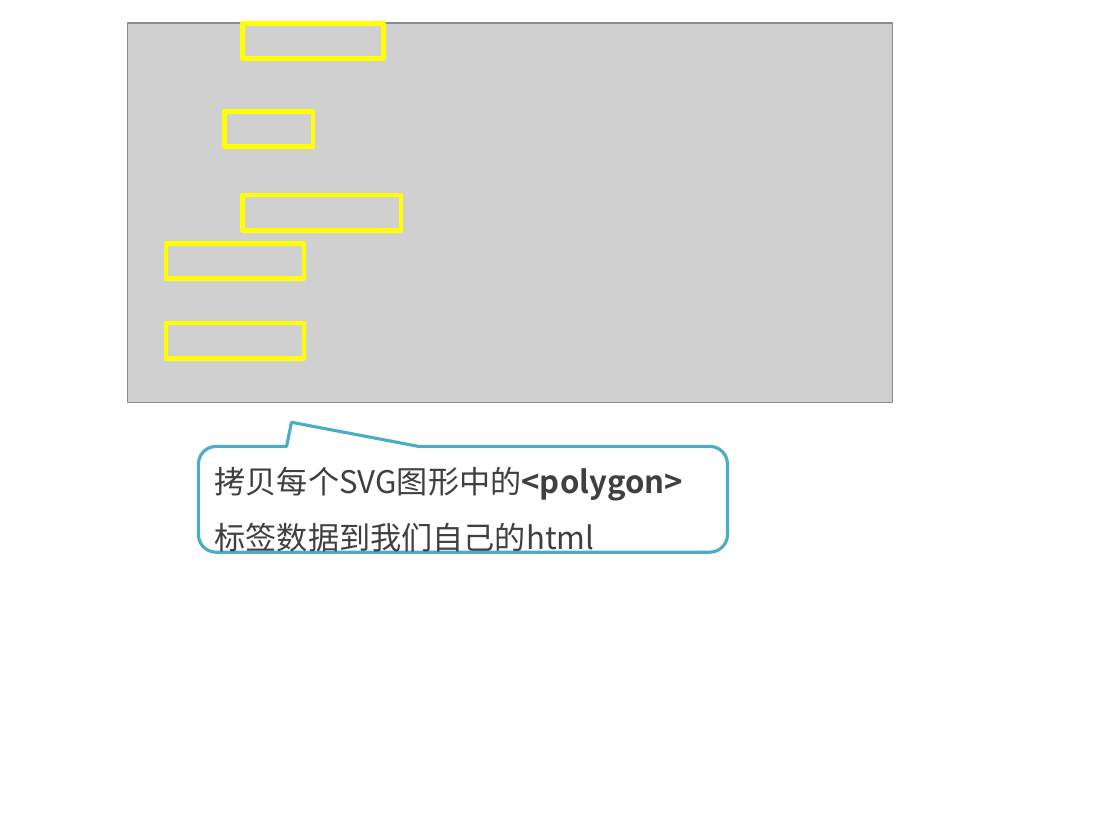
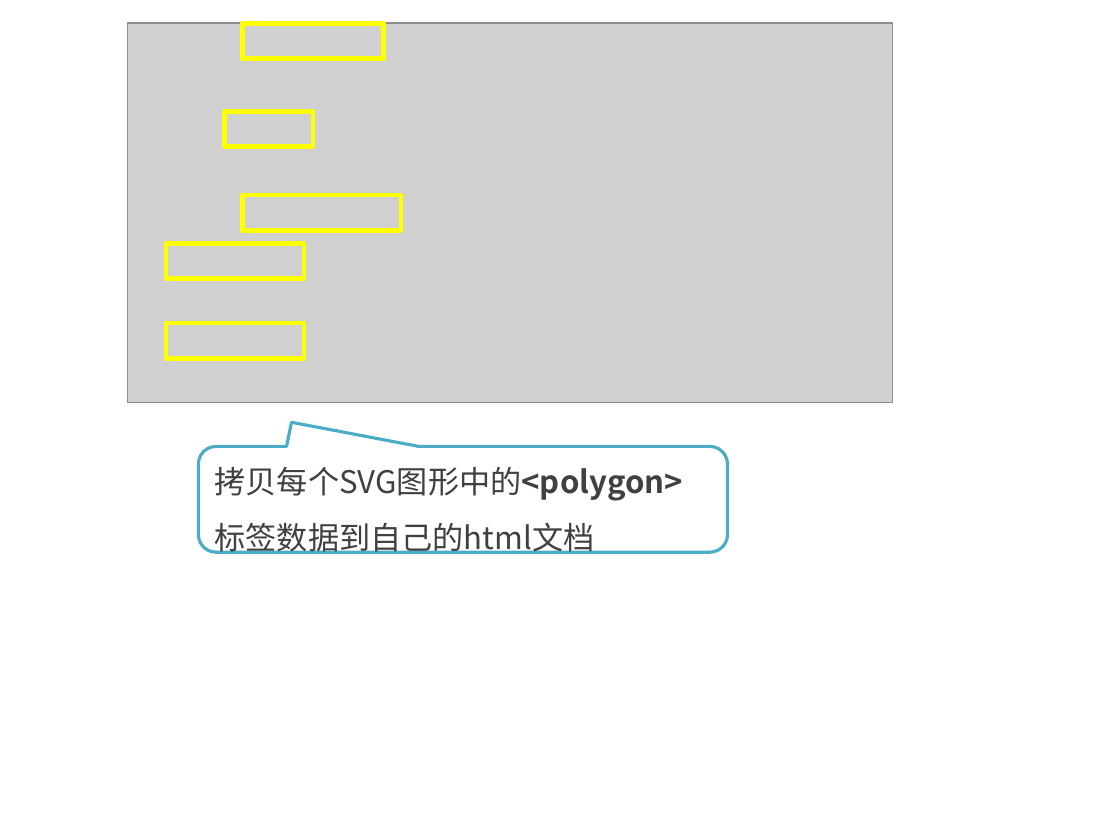
Before and after one commit to kong66/webAni, a slide deck: slide 7 of 23-svg-low-poly-transform/23.pptx. Drawn at 1120x840 pixels with LibreOffice and Linux fonts; fonts in the diff are those of the drawing; grey boxes stand for pictures. Boxes give left, top, right and bottom in pixels: in the first picture for what was removed or moved away, otherwise in the second. Text is boxed around its words. In the diff, an @@ line names an element or a change of style, - is before the commit and + after.

```diff
--- a/23-svg-low-poly-transform/23.pptx
+++ b/23-svg-low-poly-transform/23.pptx
@@ text in rounded speech box at [215, 467, 683, 554]: text changed @@
-拷贝每个SVG图形中的<polygon>标签数据到我们自己的html
+拷贝每个SVG图形中的<polygon>标签数据到自己的html文档
```
Also in this commit, not shown: 20 other slides changed, 2 slides added, 1 slide removed, 2 other files.
